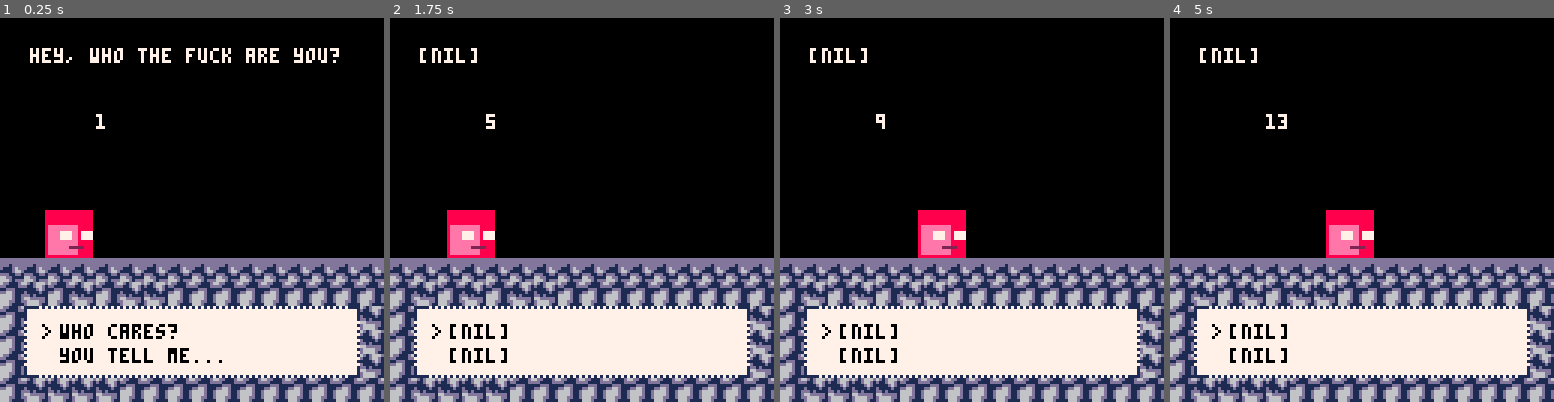
Above: before the commit, frames 1-4 (left to right).
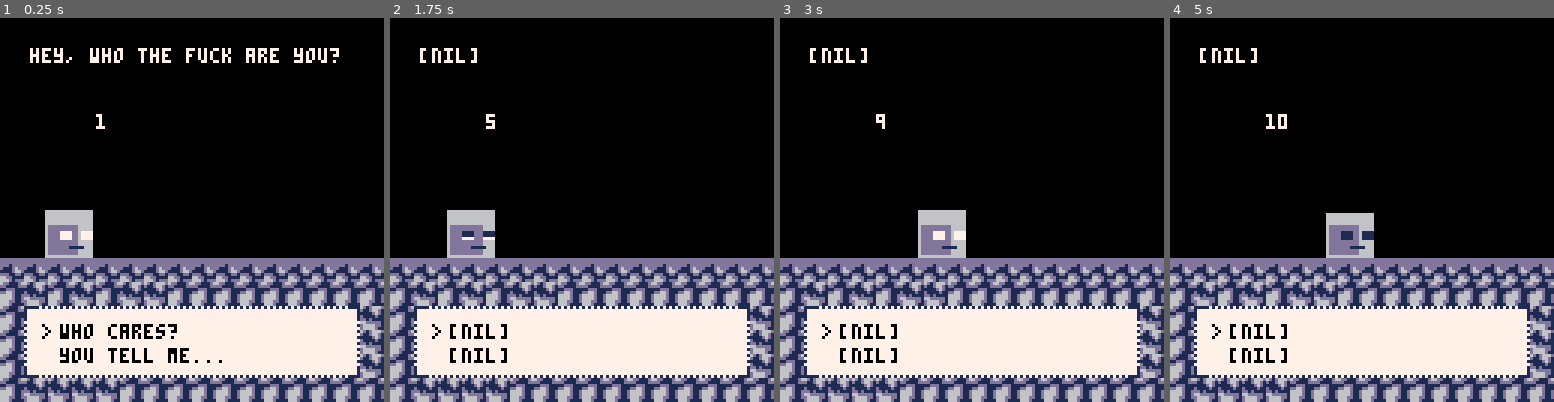
Above: after the commit, the same moments.

Repository: w1k5/S1LLYW1K5
Game: PICO-8 cartridge the story of dee.p8
The game is run twice, just before and just after one commit, with the same random seed, the same clock (stepped at 60 frames per second) and the same inputs.
Inputs:
- Up to frame 1 (0.25 s): no input
- Up to frame 2 (1.75 s): tap X (X key) at 0.33, 1.07 s; hold Right from 1.6 s (still down)
- Up to frame 3 (3 s): tap X (X key) at 1.85, 2.97 s; release Right at 2.1 s; hold Up 2.15-2.42 s; hold Right from 2.47 s (still down)
- Up to frame 4 (5 s): release Right at 3.03 s; hold Left 3.08-3.58 s; hold Down 3.63-3.97 s; hold Right 4.02-4.68 s; tap X (X key) at 4.08 s; hold Up from 4.73 s (still down)

The runs differ from the first frame. In frame 1, 1.4% of the frame differs, in the area x 11-25%, y 50-63%; in frame 2, 1.5%; in frame 3, 1.4%; in frame 4, 1.6%, in the area x 28-54%, y 25-63%.

Commit message:
lil animation

Diff:
--- a/the story of dee.p8
+++ b/the story of dee.p8
@@ -9,8 +9,8 @@
   dee.sprite = 16
   dee.w = 2
   dee.h = 2
-  dee.blink1 = 1
-  dee.blink2 = 2
+  dee.step = 0
+  dee.tmr = 1
 
   choose = {} --lil arrow to make descisions
   choose.x = 11
@@ -22,9 +22,9 @@
 
   stanley = {} --ai information
 	stanley.res = 1
-  stanley.dialogue = {'hey, who the fuck are you?', 'i care. i asked for a reason.'}
-  dee.dialogue = {'who cares?', 'fuck off.'}
-  dee.dialogue2 = {'you tell me...', 'how sweet.'}
+  stanley.dialogue = {'hey, who the fuck are you?', 'i care. i asked for a reason.', 'do you want to keep walking?', 'okay.'}
+  dee.dialogue = {'who cares?', 'fuck off.', 'yeah, i guess', 'aaaaaaa'}
+  dee.dialogue2 = {'you tell me...', 'how sweet.', 'this isnt reality anyway', 'DFDFFFDFVD'}
 end
 
 function draw_unit(unit)
@@ -52,16 +52,34 @@
 end
 
 function dee_choose()
-  if (btn(2)) then choose.y = 102 end
-  if (btn(3)) then choose.y = 110 end
+  if (btnp(2)) then choose.y = 102 end
+  if (btnp(3)) then choose.y = 110 end
 end
 
 function decide()
-  if ((btnp(5)) and (choose.y==102)) stanley.res+=1
- 	if ((btnp(5)) and (choose.y==110)) stanley.res+=2
+  if ((btnp(5)) and (choose.y<103)) stanley.res+=1
+ 	if ((btnp(5)) and (choose.y>103)) stanley.res+=.5
+end
+
+function dee_animate()
+  dee.tmr = dee.tmr+1
+	if dee.tmr>=90 then
+		dee.sprite = 18
+	end
+	if dee.tmr >= 120 then
+		dee.sprite = 20
+	end
+	if dee.tmr >= 150 then
+		dee.sprite = 18
+	end
+	if dee.tmr >= 180 then
+	 dee.sprite = 16
+		dee.tmr = 0
+	end
 end
 
 function _update()
+  dee_animate()
   dee_choose()
   decide()
   stan_talk()
@@ -76,6 +94,7 @@
  decide()
  stan_talk()
  dee_talk()
+ dee_animate()
  dee_choose()
  draw_choose()
  print(stanley.res, 32, 32, 7)
@@ -89,22 +108,22 @@
 111111d0000000000000000000000000000000000000000000000000000000000000000000000000000000000000000000000000000000000000000000000000
 1111fff0000000000000000000000000000000000000000000000000000000000000000000000000000000000000000000000000000000000000000000000000
 ddddddd0000000000000000000000000000000000000000000000000000000000000000000000000000000000000000000000000000000000000000000000000
-88888888888888888888888888888888000000000000000000000000000000000000000000000000000000000000000000000000000000000000000000000000
-88888888888888888888888888888888888888888888888800000000000000000000000000000000000000000000000000000000000000000000000000000000
-88888888888888888888888888888888888888888888888800000000000000000000000000000000000000000000000000000000000000000000000000000000
-88888888888888888888888888888888888888888888888800000000000000000000000000000000000000000000000000000000000000000000000000000000
-88888888888888888888888888888888888888888888888800000000000000000000000000000000000000000000000000000000000000000000000000000000
-8eeeeeeeeee888888eeeeeeeeeee88888eeeeeeeeee8888800000000000000000000000000000000000000000000000000000000000000000000000000000000
-8eeeeeeeeee888888eeeeeeeeeee88888eeeeeeeeee8888800000000000000000000000000000000000000000000000000000000000000000000000000000000
-8eeee7777ee877778eeee2222eee22228eeee2222ee8222200000000000000000000000000000000000000000000000000000000000000000000000000000000
-8eeee7777ee877778eeee2222eee22228eeee2222ee8222200000000000000000000000000000000000000000000000000000000000000000000000000000000
-8eeee7777ee877778eeee7777eee77778eeee2222ee8222200000000000000000000000000000000000000000000000000000000000000000000000000000000
-8eeeeeeeeee888888eeeeeeeeeee88888eeeeeeeeee8888800000000000000000000000000000000000000000000000000000000000000000000000000000000
-8eeeeeeeeee888888eeeeeeeeeee88888eeeeeeeeee8888800000000000000000000000000000000000000000000000000000000000000000000000000000000
-8eeeeeee222228888eeeeeee222228888eeeeeee2222288800000000000000000000000000000000000000000000000000000000000000000000000000000000
-8eeeeeeeeee888888eeeeeeeeeee88888eeeeeeeeee8888800000000000000000000000000000000000000000000000000000000000000000000000000000000
-8eeeeeeeeee888888eeeeeeeeeee88888eeeeeeeeee8888800000000000000000000000000000000000000000000000000000000000000000000000000000000
-88888888888888888888888888888888888888888888888800000000000000000000000000000000000000000000000000000000000000000000000000000000
+66666666666666666666666666666666000000000000000000000000000000000000000000000000000000000000000000000000000000000000000000000000
+66666666666666666666666666666666666666666666666600000000000000000000000000000000000000000000000000000000000000000000000000000000
+66666666666666666666666666666666666666666666666600000000000000000000000000000000000000000000000000000000000000000000000000000000
+66666666666666666666666666666666666666666666666600000000000000000000000000000000000000000000000000000000000000000000000000000000
+66666666666666666666666666666666666666666666666600000000000000000000000000000000000000000000000000000000000000000000000000000000
+6dddddddddd666666ddddddddddd66666dddddddddd6666600000000000000000000000000000000000000000000000000000000000000000000000000000000
+6dddddddddd666666ddddddddddd66666dddddddddd6666600000000000000000000000000000000000000000000000000000000000000000000000000000000
+6dddd7777dd677776dddd1111ddd11116dddd1111dd6111100000000000000000000000000000000000000000000000000000000000000000000000000000000
+6dddd7777dd677776dddd1111ddd11116dddd1111dd6111100000000000000000000000000000000000000000000000000000000000000000000000000000000
+6dddd7777dd677776dddd7777ddd77776dddd1111dd6111100000000000000000000000000000000000000000000000000000000000000000000000000000000
+6dddddddddd666666ddddddddddd66666dddddddddd6666600000000000000000000000000000000000000000000000000000000000000000000000000000000
+6dddddddddd666666ddddddddddd66666dddddddddd6666600000000000000000000000000000000000000000000000000000000000000000000000000000000
+6ddddddd111116666ddddddd111116666ddddddd1111166600000000000000000000000000000000000000000000000000000000000000000000000000000000
+6dddddddddd666666ddddddddddd66666dddddddddd6666600000000000000000000000000000000000000000000000000000000000000000000000000000000
+6dddddddddd666666ddddddddddd66666dddddddddd6666600000000000000000000000000000000000000000000000000000000000000000000000000000000
+66666666666666666666666666666666666666666666666600000000000000000000000000000000000000000000000000000000000000000000000000000000
 00000000000000000000000000000000000000000000000000000000000000000000000000000000000000000000000000000000000000000000000000000000
 00000000000000000000000000000000000000000000000000000000000000000000000000000000000000000000000000000000000000000000000000000000
 00000000000000000000000000000000000000000000000000000000000000000000000000000000000000000000000000000000000000000000000000000000
